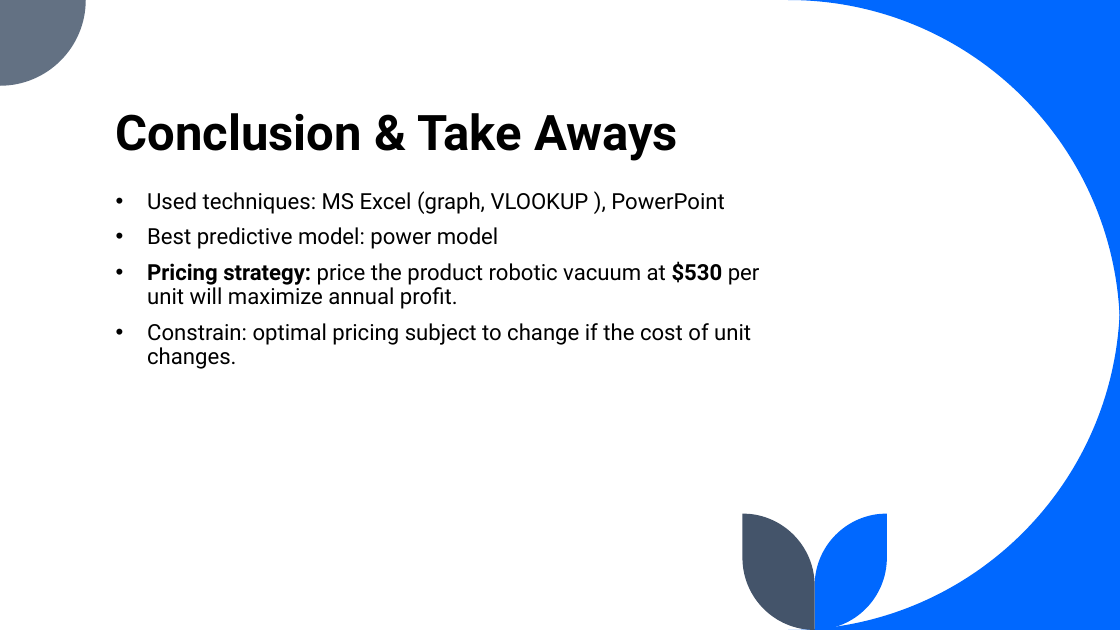
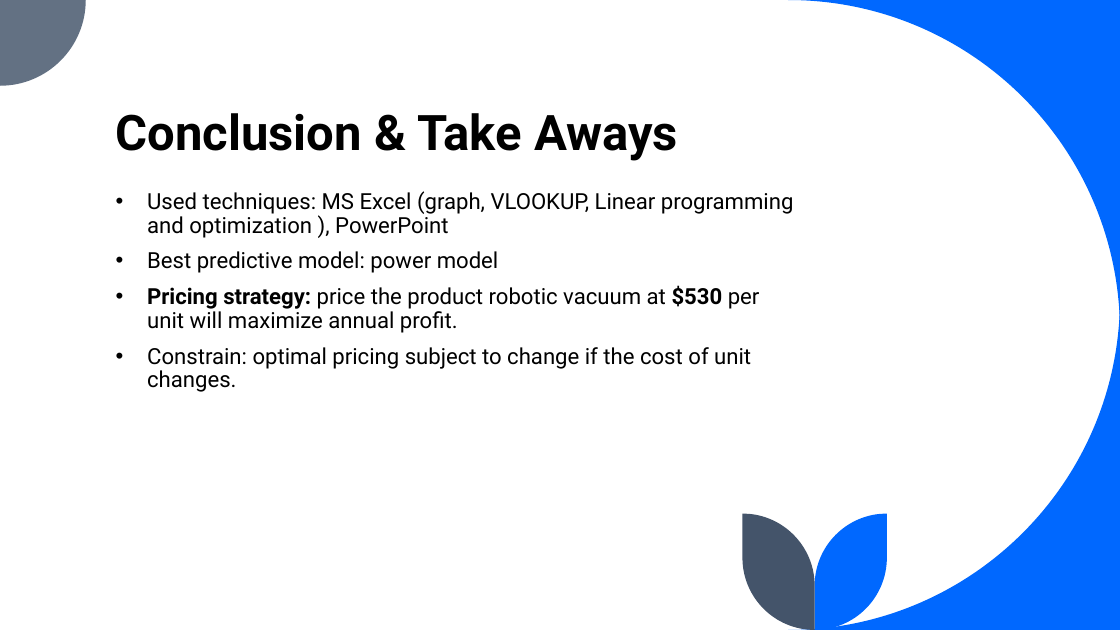
Before and after one commit to leiliu7/Data-Analytics-Data-Science-Portfolio, a slide deck: slide 8 of Smart-Pricing-Using-Excel/Maximizing Profitability Through Smart Pricing Presentation.pptx. Drawn at 1120x630 pixels with LibreOffice and Linux fonts; fonts in the diff are those of the drawing. Boxes give left, top, right and bottom in pixels: in the first picture for what was removed or moved away, otherwise in the second. Text is boxed around its words. In the diff, an @@ line names an element or a change of style, - is before the commit and + after.

```diff
--- a/Smart-Pricing-Using-Excel/Maximizing Profitability Through Smart Pricing Presentation.pptx
+++ b/Smart-Pricing-Using-Excel/Maximizing Profitability Through Smart Pricing Presentation.pptx
@@ text at bbox=[147, 191, 794, 238]: text changed @@
-• Used techniques: MS Excel (graph, VLOOKUP ), PowerPoint
+• Used techniques: MS Excel (graph, VLOOKUP, Linear programming and optimization ), PowerPoint
```
Also in this commit, not shown: 1 other file.
